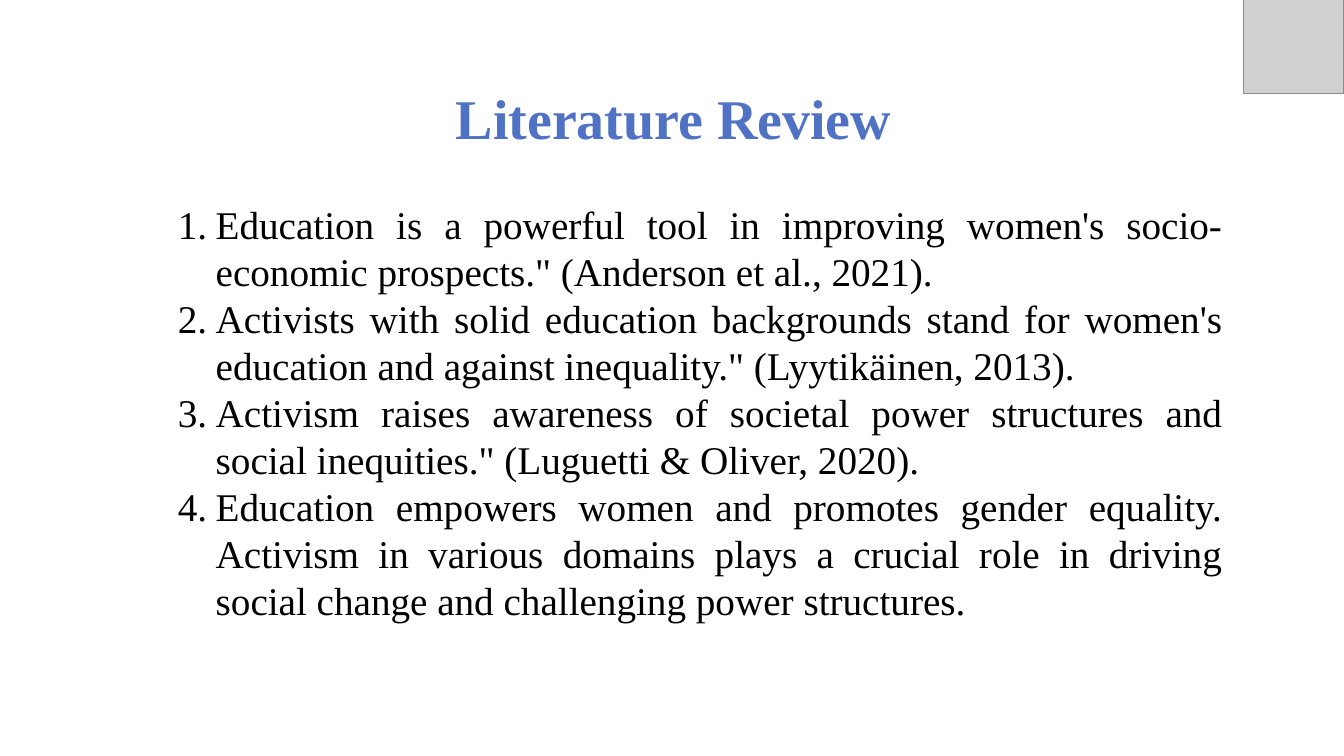
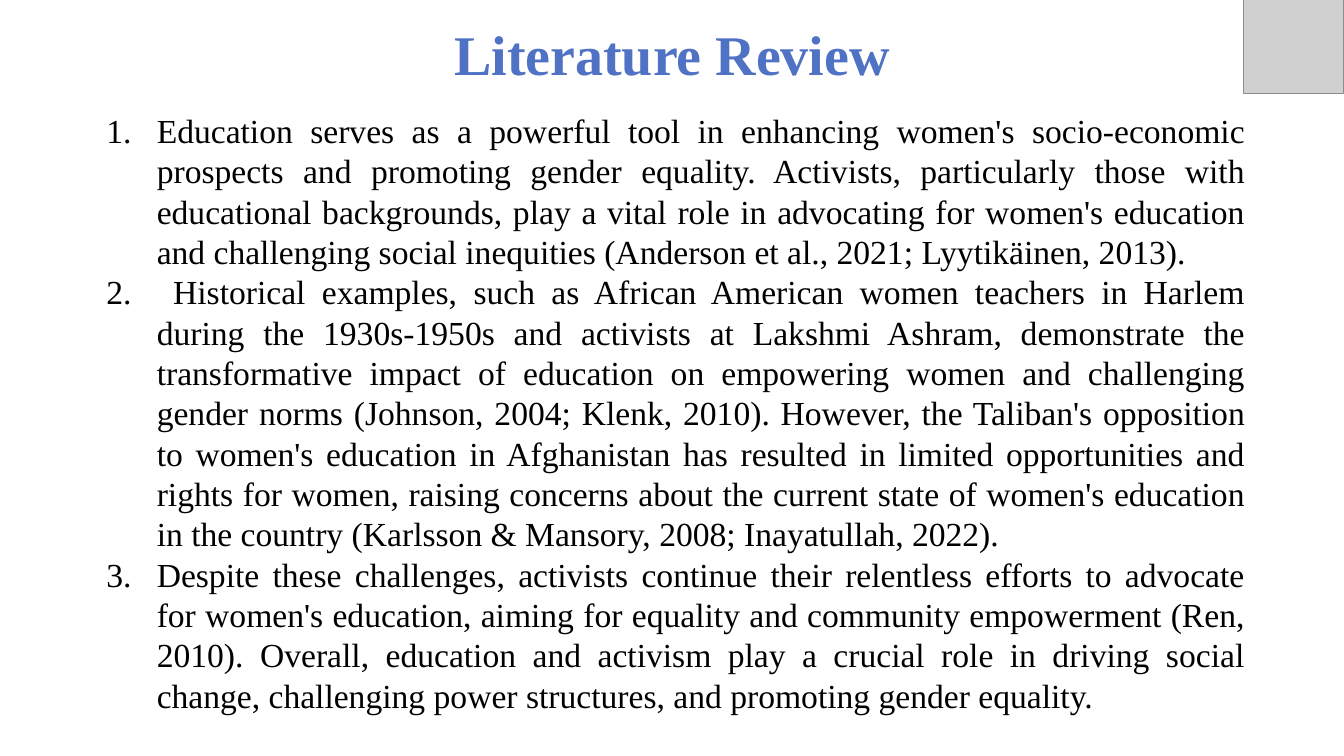
Before and after one commit to Saboor-Hamedi/Master-Thesis, a slide deck: slide 6 of thesis presentation/Thesis Presetation.pptx. Drawn at 1344x756 pixels with LibreOffice and Linux fonts; fonts in the diff are those of the drawing; grey boxes stand for pictures; background and template pictures are left out. Boxes give left, top, right and bottom in pixels: in the first picture for what was removed or moved away, otherwise in the second. Text is boxed around its words. In the diff, an @@ line names an element or a change of style, - is before the commit and + after.

Commit message:
Edit presentation

```diff
--- a/thesis presentation/Thesis Presetation.pptx
+++ b/thesis presentation/Thesis Presetation.pptx
@@ text "Literature Review": place and size @@
-text "Literature Review" at bbox=[456, 100, 891, 140]
+text "Literature Review" at bbox=[454, 36, 890, 76]
@@ text at bbox=[157, 119, 1245, 714]: text changed; size 28 to 24 pt @@
-1. Education is a powerful tool in improving women's socio-economic prospects." (Anderson et al., 2021).
-2. Activists with solid education backgrounds stand for women's education and against inequality." (Lyytikäinen, 2013).
-3. Activism raises awareness of societal power structures and social inequities." (Luguetti & Oliver, 2020).
-4. Education empowers women and promotes gender equality. Activism in various domains plays a crucial role in driving social change and challenging power structures.
+1. Education serves as a powerful tool in enhancing women's socio-economic prospects and promoting gender equality. Activists, particularly those with educational backgrounds, play a vital role in advocating for women's education and challenging social inequities (Anderson et al., 2021; Lyytikäinen, 2013).
+2. Historical examples, such as African American women teachers in Harlem during the 1930s-1950s and activists at Lakshmi Ashram, demonstrate the transformative impact of education on empowering women and challenging gender norms (Johnson, 2004; Klenk, 2010). However, the Taliban's opposition to women's education in Afghanistan has resulted in limited opportunities and rights for women, raising concerns about the current state of women's education in the country (Karlsson & Mansory, 2008; Inayatullah, 2022).
+3. Despite these challenges, activists continue their relentless efforts to advocate for women's education, aiming for equality and community empowerment (Ren, 2010). Overall, education and activism play a crucial role in driving social change, challenging power structures, and promoting gender equality.
```
Also in this commit, not shown: 15 other slides changed, 2 slides added, 4 slides removed.
